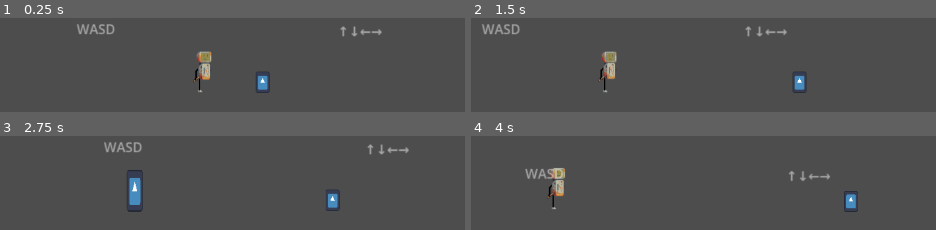
Above: before the commit, frames 1-4 (two rows, left to right).
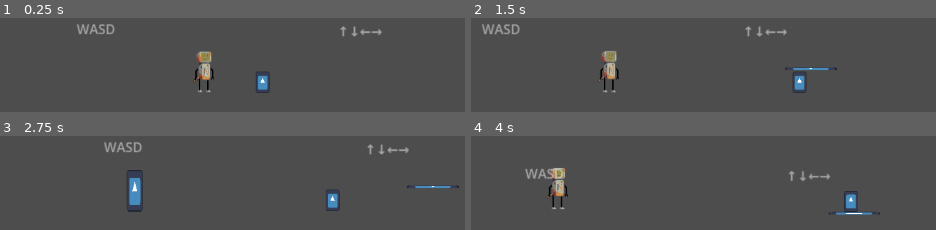
Above: after the commit, the same moments.

Repository: Zadcry/GameJam2026
Game: Godot game, scene res://scenes/Main.tscn
Same seed, same stepped clock (60 frames per second), same inputs: the game is played once before the commit and once after it. The engine's default icon, where the game draws it, is replaced by a stand-in: a white triangle on a blue panel in a dark square.
Inputs:
- Up to frame 1 (0.25 s): no input
- Up to frame 2 (1.5 s): tap Enter (p2_hit) at 0.5, 1.35 s; hold E (p1_shoot) 0.53-1.28 s; hold D (p1_move_right) from 0.53 s (still down); tap W (p1_move_up) at 0.77 s
- Up to frame 3 (2.75 s): tap W (p1_move_up) at 1.52 s; release D (p1_move_right) at 2.03 s; hold A (p1_move_left) from 2.03 s (still down); hold Left (p2_move_left) from 2.03 s (still down)
- Up to frame 4 (4 s): tap Space at 2.75 s; release A (p1_move_left) at 2.78 s; release Left (p2_move_left) at 2.78 s; hold D (p1_move_right) from 2.78 s (still down); tap Right (p2_move_right) at 2.85 s; tap W (p1_move_up) at 3.02, 3.77 s; tap Up (p2_move_up) at 3.6 s

The runs differ from the first frame. In frame 1, 0.1% of the frame differs, in the area x 44-47%, y 53-79%; in frame 2, 0.4%, in the area x 28-79%, y 35-80%; in frame 3, 0.2%; in frame 4, 0.4%.

Commit message:
Add damage between players

Diff:
--- /dev/null
+++ b/scenes/ExplosionArea.tscn
@@ -0,0 +1,17 @@
+[gd_scene format=3 uid="uid://bweo86vp5ep3a"]
+
+[ext_resource type="Script" uid="uid://bbih68jxtyoiy" path="res://scripts/explosion_area.gd" id="1_trh8f"]
+
+[sub_resource type="RectangleShape2D" id="RectangleShape2D_rh54y"]
+size = Vector2(75, 4)
+
+[sub_resource type="SpriteFrames" id="SpriteFrames_trh8f"]
+
+[node name="ExplosionArea" type="Area2D" unique_id=1330805309]
+script = ExtResource("1_trh8f")
+
+[node name="CollisionShape2D" type="CollisionShape2D" parent="." unique_id=216906602]
+shape = SubResource("RectangleShape2D_rh54y")
+
+[node name="AnimatedSprite2D" type="AnimatedSprite2D" parent="." unique_id=224384186]
+sprite_frames = SubResource("SpriteFrames_trh8f")
--- /dev/null
+++ b/scenes/Liquido.tscn
@@ -0,0 +1,21 @@
+[gd_scene format=3 uid="uid://cajbcaei07a1k"]
+
+[ext_resource type="Texture2D" uid="uid://c1tp7pqe622b5" path="res://icon.svg" id="1_5abf6"]
+[ext_resource type="Script" uid="uid://cjikj2psvqafu" path="res://scripts/liquido.gd" id="1_c4j1t"]
+
+[sub_resource type="RectangleShape2D" id="RectangleShape2D_ogc7v"]
+size = Vector2(75, 4)
+
+[node name="Liquido" type="Area2D" unique_id=875727320]
+collision_layer = 16
+collision_mask = 2
+script = ExtResource("1_c4j1t")
+
+[node name="CollisionShape2D" type="CollisionShape2D" parent="." unique_id=2131536569]
+position = Vector2(0, 9)
+shape = SubResource("RectangleShape2D_ogc7v")
+
+[node name="Sprite2D" type="Sprite2D" parent="." unique_id=1500617874]
+position = Vector2(0, 9)
+scale = Vector2(0.58203125, 0.03125001)
+texture = ExtResource("1_5abf6")
--- a/scenes/Player1.tscn
+++ b/scenes/Player1.tscn
@@ -3,7 +3,11 @@
 [ext_resource type="Script" uid="uid://bxwf4lomb8g77" path="res://scripts/player1.gd" id="1_1jryi"]
 [ext_resource type="Texture2D" uid="uid://c1tp7pqe622b5" path="res://icon.svg" id="1_f84kq"]
 
-[sub_resource type="CapsuleShape2D" id="CapsuleShape2D_1jryi"]
+[sub_resource type="RectangleShape2D" id="RectangleShape2D_1jryi"]
+size = Vector2(20, 30)
+
+[sub_resource type="RectangleShape2D" id="RectangleShape2D_b1h3a"]
+size = Vector2(20, 30)
 
 [node name="Player1" type="CharacterBody2D" unique_id=1666029543]
 collision_mask = 16
@@ -15,4 +19,9 @@
 texture = ExtResource("1_f84kq")
 
 [node name="CollisionShape2D" type="CollisionShape2D" parent="." unique_id=1640873707]
-shape = SubResource("CapsuleShape2D_1jryi")
+shape = SubResource("RectangleShape2D_1jryi")
+
+[node name="HurtBox" type="Area2D" parent="." unique_id=445553520]
+
+[node name="CollisionShape2D" type="CollisionShape2D" parent="HurtBox" unique_id=582025891]
+shape = SubResource("RectangleShape2D_b1h3a")
--- a/scenes/Player2.tscn
+++ b/scenes/Player2.tscn
@@ -348,7 +348,7 @@
 sprite_frames = SubResource("SpriteFrames_3qbix")
 animation = &"idle_head_crusty_bate"
 autoplay = "idle_head_crusty_bate"
-frame_progress = 0.33174178
+frame_progress = 0.64415586
 
 [node name="Torso" type="AnimatedSprite2D" parent="Body" unique_id=1462949732]
 sprite_frames = SubResource("SpriteFrames_6rnxb")
--- /dev/null
+++ b/scripts/explosion_area.gd
@@ -0,0 +1,17 @@
+extends Area2D
+
+func _ready() -> void:
+	# Espera un frame para que detecte colisiones
+	await get_tree().process_frame
+	for body in get_overlapping_bodies():
+		if body.name == "Player2":
+			Global.vida_crusty -= 1
+			body.actualizar_cuerpo()
+
+	# Spawn del líquido en la misma posición
+	var liquido_scene = preload("res://scenes/Liquido.tscn")
+	var liquido = liquido_scene.instantiate()
+	liquido.global_position = global_position
+	get_parent().add_child(liquido)
+
+	queue_free()
--- a/scripts/global.gd
+++ b/scripts/global.gd
@@ -1,4 +1,4 @@
 extends Node
 
-var nivel_oxido_p1 := 0.0
-var vida_crusty := 15.0
+var oxido_p1 := 0.0
+var vida_crusty := 6.0
--- /dev/null
+++ b/scripts/liquido.gd
@@ -0,0 +1,28 @@
+extends Area2D
+
+var tiempo_contacto := 0.0
+var crusty_dentro := false
+
+func _ready() -> void:
+	connect("body_entered", _on_body_entered)
+	connect("body_exited", _on_body_exited)
+	await get_tree().create_timer(4.0).timeout
+	queue_free()
+
+func _process(delta: float) -> void:
+	if crusty_dentro:
+		tiempo_contacto += delta
+		if tiempo_contacto >= 1.5:
+			tiempo_contacto = 0.0
+			Global.vida_crusty -= 1
+			get_tree().get_first_node_in_group("player2").actualizar_cuerpo()
+
+func _on_body_entered(body: Node2D) -> void:
+	if body.name == "Player2":
+		crusty_dentro = true
+		tiempo_contacto = 0.0
+
+func _on_body_exited(body: Node2D) -> void:
+	if body.name == "Player2":
+		crusty_dentro = false
+		tiempo_contacto = 0.0
--- a/scripts/player1.gd
+++ b/scripts/player1.gd
@@ -1,5 +1,4 @@
 extends CharacterBody2D
-const SPEED = 200.0
 const GRAVITY = 800.0
 const JUMP_FORCE = -250.0
 const MIN_POWER = 150.0
@@ -7,6 +6,7 @@
 const CHARGE_RATE = 500.0
 
 @export var projectile_scene: PackedScene
+var SPEED = 200.0
 var can_shoot := true
 var facing := 1.0
 var charge := 0.0
@@ -14,6 +14,7 @@
 var locked := false
 
 func _physics_process(delta: float) -> void:
+	print(Global.oxido_p1)
 	if not is_on_floor():
 		velocity.y += GRAVITY * delta
 	if not locked:
@@ -38,8 +39,19 @@
 	# Soltar E para disparar
 	if Input.is_action_just_released("p1_shoot") and can_shoot and charging:
 		_shoot()
+	move_and_slide()
 
-	move_and_slide()
+func _ready() -> void:
+	add_to_group("player1")
+
+func aplicar_oxido() -> void:
+	var nivel = Global.oxido_p1
+	if nivel >= 60.0:
+		SPEED = 200.0 * 0.4   # -60%
+	elif nivel >= 40.0:
+		SPEED = 200.0 * 0.6   # -40%
+	elif nivel >= 20.0:
+		SPEED = 200.0 * 0.7   # -30%
 
 func lock_movement(forced_facing: float = 0.0) -> void:
 	locked = true
--- a/scripts/player2.gd
+++ b/scripts/player2.gd
@@ -61,6 +61,7 @@
 
 func _ready() -> void:
 	actualizar_cuerpo()
+	add_to_group("player2")
 	$MeleeArea/HitRight.disabled = true
 	$MeleeArea/HitLeft.disabled = true
 	$MeleeArea.monitoring = false
@@ -72,8 +73,8 @@
 	$MeleeArea.monitoring = false
 
 func actualizar_cuerpo() -> void:
-	brazo_izq.visible = Global.vida_crusty > 20.0
-	pierna_izq.visible = Global.vida_crusty > 45.0
+	brazo_izq.visible = Global.vida_crusty > 3.0
+	pierna_izq.visible = Global.vida_crusty > 2.0
 
 func _on_melee_hit(area: Area2D) -> void:
 	if area.name == "HitArea":
@@ -81,4 +82,9 @@
 		emit_signal("proyectil_golpeado")
 		var proj = area.get_parent()
 		var speed = abs(proj.direction.x)
-		proj.hit_redirect(Vector2(-proj.direction.x, -speed * 1.732).normalized() * speed * 1.2)
+		proj.hit_redirect(Vector2(-proj.direction.x, -speed * 0.577).normalized() * speed * 1.2)
+	elif area.name == "HurtBox":
+		var dano = randf_range(5.0, 7.0)
+		Global.oxido_p1 += dano
+		print("Óxido P1: ", Global.oxido_p1)
+		get_tree().get_first_node_in_group("player1").aplicar_oxido()
--- a/scripts/projectile.gd
+++ b/scripts/projectile.gd
@@ -23,8 +23,18 @@
 func _on_hit(_area: Area2D) -> void:
 	pass
 
-func _on_body_entered(_body: Node2D) -> void:
-	queue_free()
+func _on_body_entered(body: Node2D) -> void:
+	if body.name == "Player2":
+		Global.vida_crusty -= 1
+		body.actualizar_cuerpo()
+		queue_free()
+	else:
+		# Chocó con superficie, spawn explosión
+		var explosion_scene = preload("res://scenes/ExplosionArea.tscn")
+		var explosion = explosion_scene.instantiate()
+		explosion.global_position = global_position
+		get_parent().add_child(explosion)
+		queue_free()
 
 func _on_area_entered(area: Area2D) -> void:
 	if area.name != "HitArea" and area.name != "MeleeArea":
Not shown, added: scripts/explosion_area.gd.uid
Not shown, added: scripts/liquido.gd.uid
Not shown, removed: sprites/joer.txt
